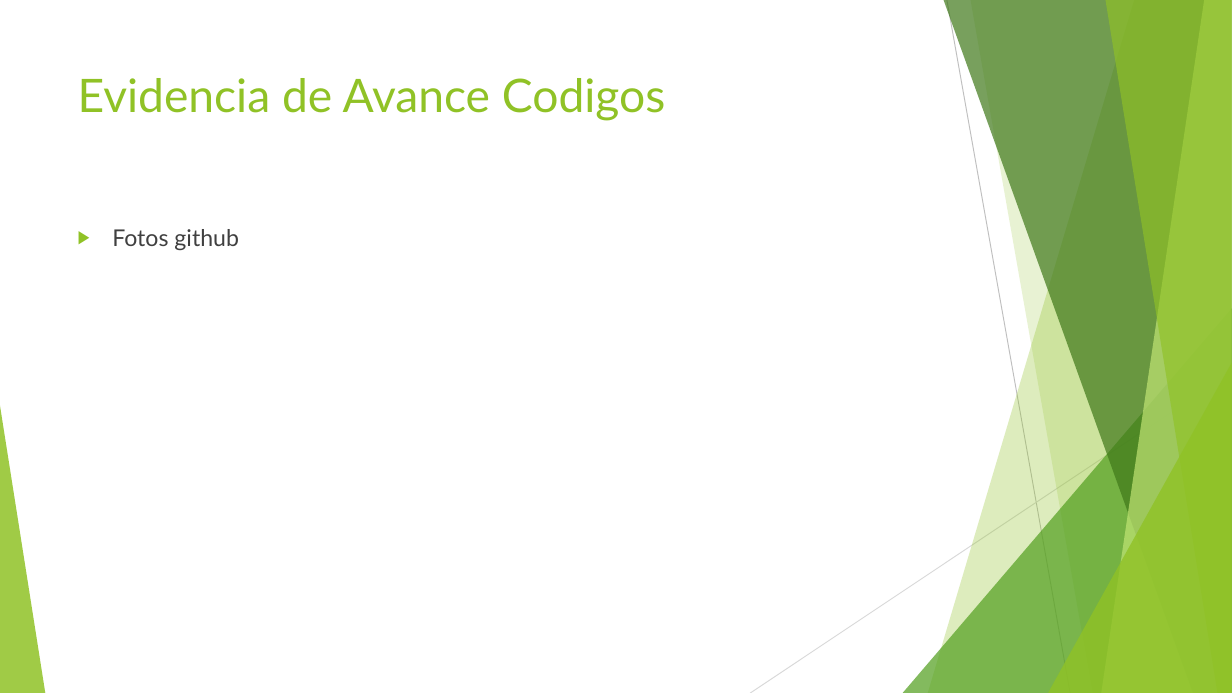
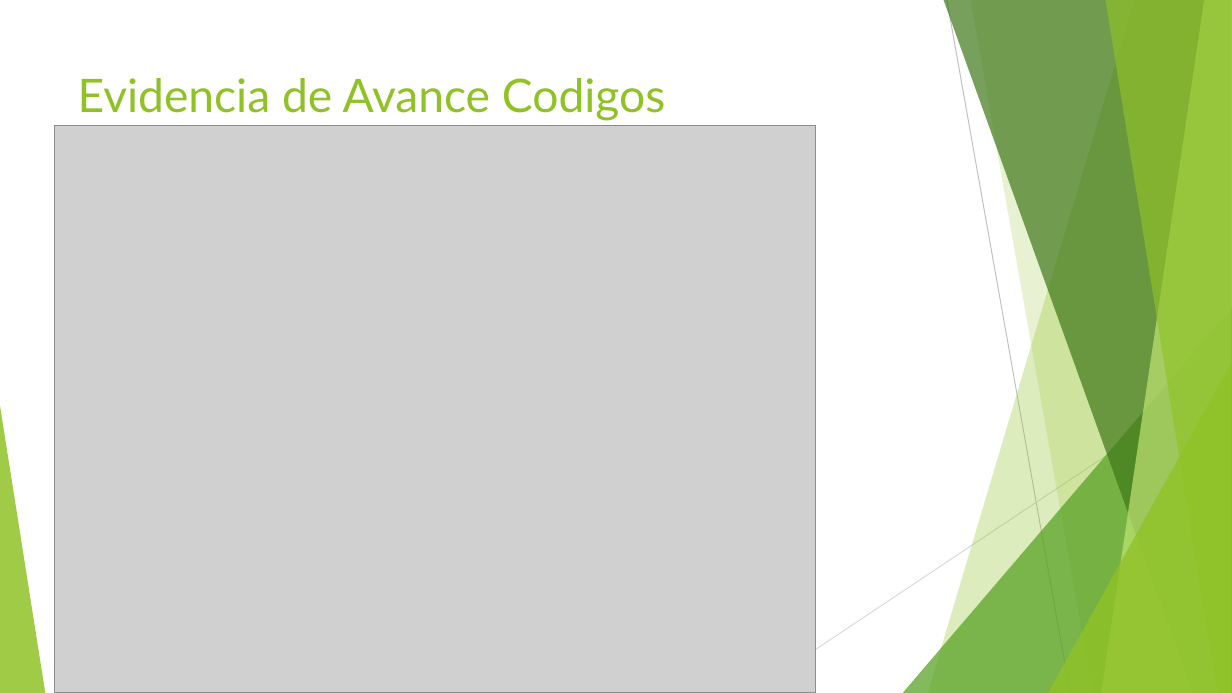
Before and after one commit to nubiausuga/Proyecto2, a slide deck: slide 6 of SubSprint 1/TARJETAS MULTIPROPOSITO.pptx. Drawn at 1232x693 pixels with LibreOffice and Linux fonts; fonts in the diff are those of the drawing; grey boxes stand for pictures. Boxes give left, top, right and bottom in pixels: in the first picture for what was removed or moved away, otherwise in the second. Text is boxed around its words. In the diff, an @@ line names an element or a change of style, - is before the commit and + after.

```diff
--- a/SubSprint 1/TARJETAS MULTIPROPOSITO.pptx
+++ b/SubSprint 1/TARJETAS MULTIPROPOSITO.pptx
@@ picture added at (55,125,816,693) @@
@@ text removed at (112,229,238,250) @@
-▶ Fotos github
```
Also in this commit, not shown: 2 other slides changed.
